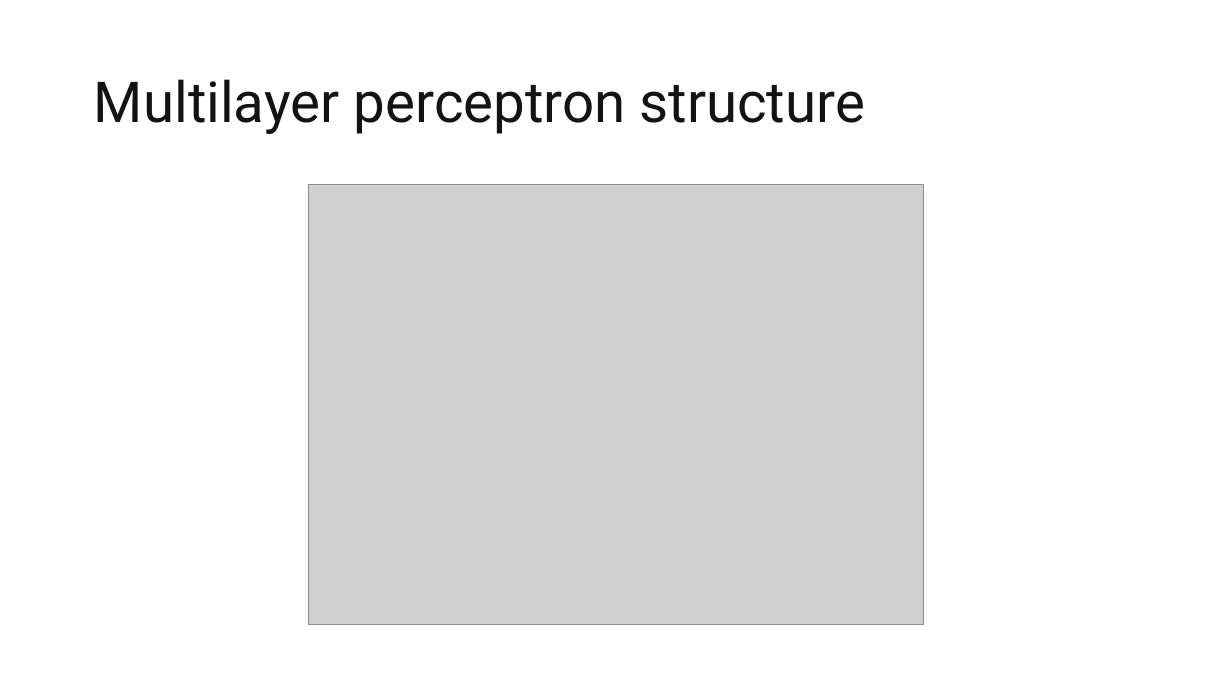
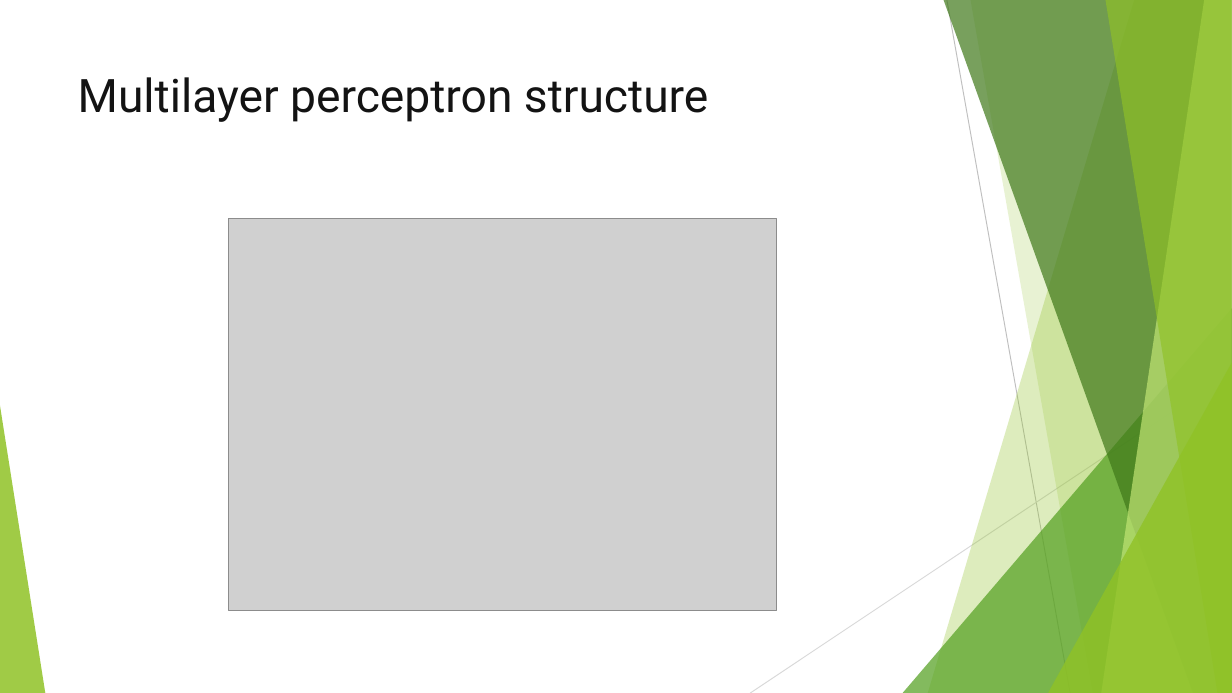
Before and after one commit to bodzio50318/genAiWorkshop, a slide deck: slide 11 of AiDem.pptm. Drawn at 1232x693 pixels with LibreOffice and Linux fonts; fonts in the diff are those of the drawing; grey boxes stand for pictures. Boxes give left, top, right and bottom in pixels: in the first picture for what was removed or moved away, otherwise in the second. Text is boxed around its words. In the diff, an @@ line names an element or a change of style, - is before the commit and + after.

```diff
--- a/AiDem.pptm
+++ b/AiDem.pptm
@@ title "Multilayer perceptron structure": place and size @@
-title "Multilayer perceptron structure" at <box>94,79,865,134</box>
+title "Multilayer perceptron structure" at <box>78,77,708,122</box>
@@ title "Multilayer perceptron structure" at <box>78,77,708,122</box>: size 44 to 36 pt; line spacing 0.9 to 1; vertical alignment middle to top @@
@@ picture: place and size @@
-picture at <box>309,185,923,625</box>
+picture at <box>229,218,777,610</box>
@@ group added at <box>0,0,1232,693</box>: 5 freeform shapes, 3 triangles, 2 lines @@
```
Also in this commit, not shown: 21 other slides changed, 1 slide added, 3 other files.
